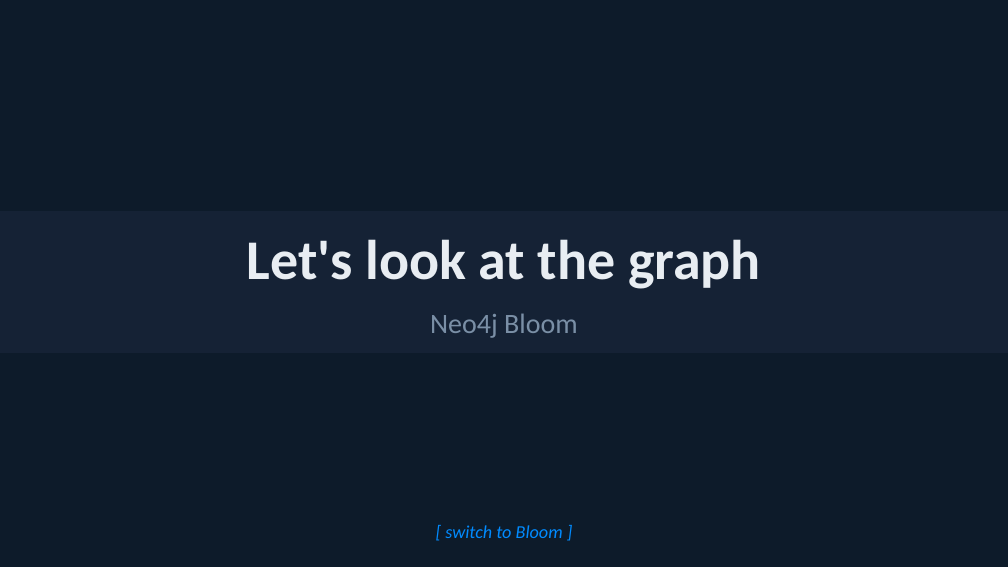
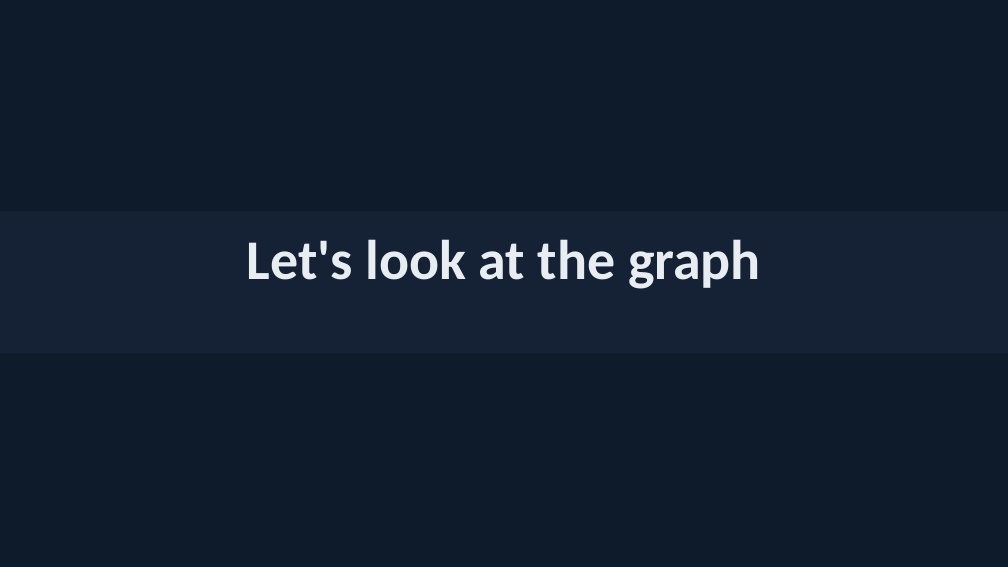
Before and after one commit to smithna/corps-of-discovery-graph-rag, a slide deck: slide 13 of docs/rag_relationship_problem.pptx (slide 10 before the commit). Drawn at 1008x567 pixels with LibreOffice and Linux fonts; fonts in the diff are those of the drawing. Boxes give left, top, right and bottom in pixels: in the first picture for what was removed or moved away, otherwise in the second. Text is boxed around its words. In the diff, an @@ line names an element or a change of style, - is before the commit and + after.

```diff
--- a/docs/rag_relationship_problem.pptx
+++ b/docs/rag_relationship_problem.pptx
@@ text removed at (430,313,578,338) @@
-Neo4j Bloom
@@ text removed at (445,525,563,538) @@
-[ switch to Bloom ]
```
Also in this commit, not shown: 10 other slides changed, 3 slides added, 3 slides removed.
